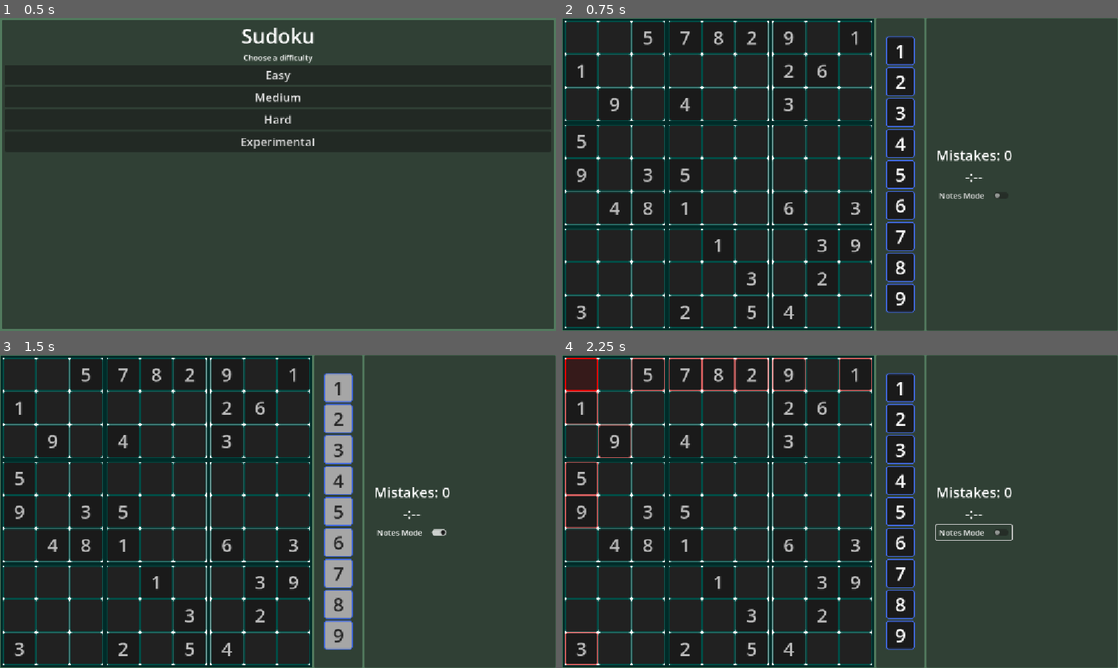
Above: before the commit, frames 1-4 (two rows, left to right).
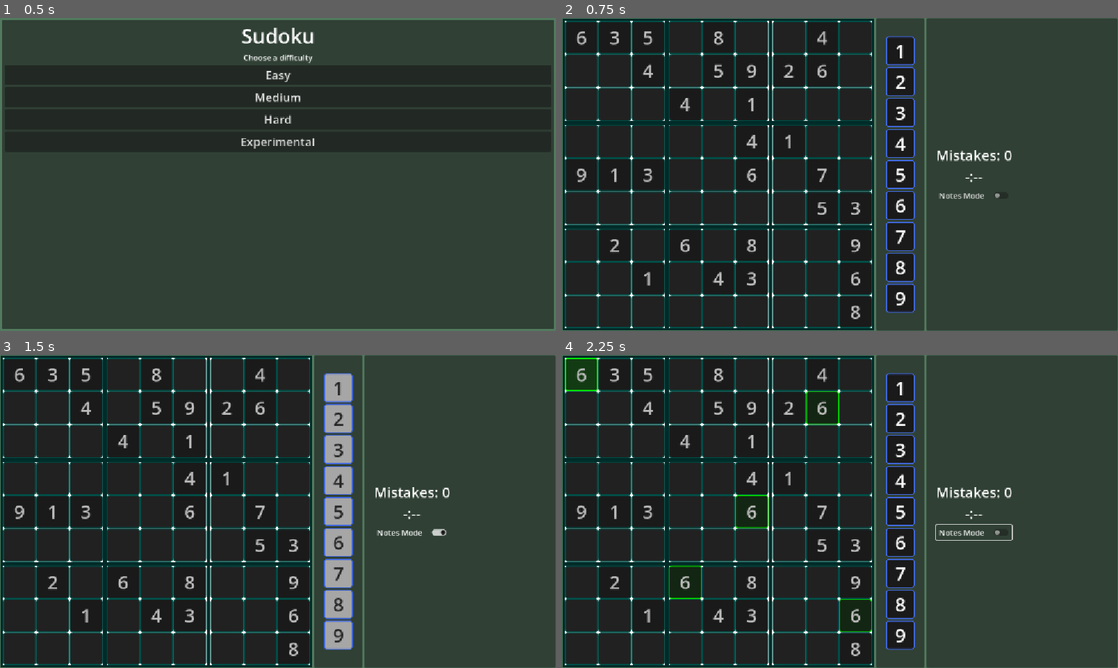
Above: after the commit, the same moments.

Repository: ignacio-w/sudoku
Game: Godot game, scene res://scenes/ui/main_menu.tscn
The game is run twice, just before and just after one commit, with the same random seed, the same clock (stepped at 60 frames per second) and the same inputs.
Inputs (mouse positions are in pixels of both pictures, inside the frame that each line leads up to):
- Up to frame 1 (0.5 s): no input
- Up to frame 2 (0.75 s): click "Medium" at 0.5 s
- Up to frame 3 (1.5 s): click "Notes Mode" at 1.25 s
- Up to frame 4 (2.25 s): tap Enter at 2 s; move the mouse to (584, 373) at 2.02 s; hold Right (ui_right) from 2.03 s (still down); click (584, 373) at 2.17 s

Frame 1 is identical in both runs. In frame 2, 1.6% of the frame differs, in the area x 2-54%, y 4-97%; in frame 3, 1.6%; in frame 4, 3.6%, in the area x 0-56%, y 0-100%.

Commit message:
Split Sudoku class
Removed monolithic sudoku script and replaced it with modular classes: SudokuGenerator, SudokuPuzzle, SudokuRules, and SudokuSolver. Updated scenes and code to use the new API.
This refactor separates concerns (generation, rules, solving, puzzle state). Note: any other references to the old Sudoku class or its static methods must be updated to the new classes/locations.

Diff:
--- a/scenes/game.gd
+++ b/scenes/game.gd
@@ -2,11 +2,10 @@
 
 @onready var game_ui: GameUI = $GameUI
 
-var game: Sudoku
+var game: SudokuPuzzle
 
 func _ready() -> void:
-	game = Sudoku.new(GameManager.cur_difficulty)
-	#game.new_game()
+	game = SudokuGenerator.new().generate(GameManager.cur_difficulty)
 	await game_ui.setup(game.player_board)
 	GameEvents.cell_value_changed.connect(_on_cell_value_changed)
 	game_ui.num_input_requested.connect(_on_num_input_request)
@@ -50,7 +49,7 @@
 		cell.set_value(num)
 
 		# Delete notes of equal values
-		var notes_positions = Sudoku.get_potential_conflict_positions(cell.board_pos)
+		var notes_positions = SudokuRules.get_potential_conflict_positions(cell.board_pos)
 		for pos in notes_positions:
 			var note_cell: Cell = game_ui.board.cell_grid[pos.x][pos.y]
 			if note_cell.notes.has(num):
--- a/scenes/ui/board/board.gd
+++ b/scenes/ui/board/board.gd
@@ -62,7 +62,7 @@
 func _on_cell_selected(selected_cell: Cell) -> void:
 	print("Recieved signal from cell at ", str(selected_cell.board_pos))
 	focused_cell = selected_cell
-	var conflict_positions = Sudoku.get_potential_conflict_positions(selected_cell.board_pos)
+	var conflict_positions = SudokuRules.get_potential_conflict_positions(selected_cell.board_pos)
 
 	# Highlight potential conflicts, and set all other cells to default
 	if GameManager.visual_guides:
--- a/scenes/ui/main_menu.gd
+++ b/scenes/ui/main_menu.gd
@@ -13,21 +13,21 @@
 
 
 func _on_easy_pressed() -> void:
-	start_game(Sudoku.Difficulty.EASY)
+	start_game(SudokuGenerator.Difficulty.EASY)
 
 
 func _on_medium_pressed() -> void:
-	start_game(Sudoku.Difficulty.MEDIUM)
+	start_game(SudokuGenerator.Difficulty.MEDIUM)
 
 
 func _on_hard_pressed() -> void:
-	start_game(Sudoku.Difficulty.HARD)
+	start_game(SudokuGenerator.Difficulty.HARD)
 
 
 func _on_experiments_pressed() -> void:
 	pass # Replace with function body.
 
 
-func start_game(difficulty: Sudoku.Difficulty) -> void:
+func start_game(difficulty: SudokuGenerator.Difficulty) -> void:
 	GameManager.cur_difficulty = difficulty
 	get_tree().change_scene_to_packed(GAME_SCENE)
--- a/scripts/game_manager.gd
+++ b/scripts/game_manager.gd
@@ -1,6 +1,6 @@
 extends Node
 
-var cur_difficulty: Sudoku.Difficulty
+var cur_difficulty: SudokuGenerator.Difficulty
 
 # Settings
 var visual_guides: bool = true ## Number & note highlighing
--- a/scripts/sudoku.gd
+++ /dev/null
@@ -1,242 +0,0 @@
-class_name Sudoku extends RefCounted
-
-var player_board: Array[Array] ## The board the player uses to play the game.
-var solution_board: Array[Array] ## The end goal of the player's board.
-var mistakes: int = 0 ## The number of mistakes the player has made.
-enum Difficulty {EASY, MEDIUM, HARD}
-
-
-## TODO: Add settings, modes, etc. (ex: Validate input?)
-## Extend class to create new Sudoku modes?
-## NOTICE: For now, game is 9x9 regular sudoku where every input is checked
-
-## Constructor for a new Sudoku game with a given difficulty. Creates a board
-## solution, then prints the board.
-func _init(difficulty: Difficulty = Difficulty.EASY) -> void:
-	player_board = _make_puzzle(difficulty)
-	print_board(player_board)
-
-	print("Generated solution board:")
-	print_board(solution_board)
-
-
-## Creates and returns a Sudoku puzzle with a given difficulty.
-func _make_puzzle(difficulty: int) -> Array[Array]:
-	# Create an empty board
-	var sudoku_board: Array[Array] = []
-	sudoku_board.resize(9)
-	for row in range(9):
-		sudoku_board[row] = []
-		sudoku_board[row].resize(9)
-		sudoku_board[row].fill(0)
-
-	# Create and store a solved board
-	if not _solve_recursive(sudoku_board):
-		push_warning("Solved board could not be created!")
-	solution_board = sudoku_board.duplicate(true)
-
-	# Get cell positions
-	var cells: Array[Vector2i] = []
-	for row_i in sudoku_board.size():
-		for col_i in sudoku_board[0].size():
-			cells.append(Vector2i(row_i, col_i))
-	cells.shuffle()
-
-	# TODO: Determine number of clues to give; add difficulty options
-	# Make difficulty algorithm more complex; make algorithm more accurately
-	# reflect puzzle difficulty as opposed to just based on # of clues
-	var target_clues: int
-	match difficulty:
-		Difficulty.EASY:
-			target_clues = randi_range(36, 46)
-		Difficulty.MEDIUM:
-			target_clues = randi_range(30, 35)
-		Difficulty.HARD:
-			target_clues = randi_range(25, 29)
-
-	# Remove cells till target # of clues is hit or max # of cells have been removed
-	var clues := 81
-	for cell in cells:
-		if clues <= target_clues:
-			break
-
-		var row = cell.x
-		var col = cell.y
-		var solution_value = sudoku_board[row][col]
-
-		sudoku_board[row][col] = 0
-
-		# Check # of solutions; if only one unique solution, we can safely remove clue
-		if count_solutions(sudoku_board) != 1:
-			sudoku_board[row][col] = solution_value
-		else:
-			clues -= 1
-
-	print("Level ", str(difficulty), " board generated with ", str(clues), " clues.")
-	return sudoku_board
-
-
-## Given a Sudoku board, a new solved board is returned or null if there is no
-## solution. If instead you want to directly create a solution from a given
-## board, use _solve_recursive().
-func solve(sudoku_board: Array[Array]):
-	var copy = sudoku_board.duplicate(true)
-	if _solve_recursive(copy):
-		return copy
-	return null
-
-
-## Attempts to completly solves a given Sudoku board by testing numbers in cells
-## until a complete legal board is found.[br]
-##    - If no legal board is found after testing all numbers in all empty cells,
-## the board will return to its inital state and [code]false[/code] will be returned.[br]
-##    - If a legal board is found, the
-## given board will become the solution board and [code]true[/code] will be returned.[br]
-## If you don't want your inital board to be modified, use [method Sudoku.solve]
-## to get a copy of the solved board instead.
-func _solve_recursive(sudoku_board: Array[Array]) -> bool:
-	# Find an empty cell
-	var empty_cell := find_empty_cell(sudoku_board)
-
-	# If there are no empty cells val of (-1, -1), board solution was found; END
-	if empty_cell == Vector2i(-1, -1):
-		return true
-
-	var row: int = empty_cell.x
-	var col: int = empty_cell.y
-	var number_range = range(1, 10)
-	number_range.shuffle()
-
-	# Test each number until a solution (or lack thereof) is determined
-	for num in number_range:
-		# Check if number can be placed at empty cell
-		if is_valid_num(sudoku_board, row, col, num):
-			# Place number, then attempt to solve new board
-			sudoku_board[row][col] = num
-			if _solve_recursive(sudoku_board):
-				return true
-			# Board is not solvable with this number at this cell. Reset
-			# cell. If all numbers have been tested, we backtrack.
-			sudoku_board[row][col] = 0
-
-	# No number can be placed in this cell to generate legal board. False on
-	# first cell means the board has no solution.
-	return false
-
-
-## Checks to see if the number at the specified row and col would be a valid
-## placement on the given board. In a normal game of Sudoku this means the
-## number is not already found in the position's row, column, or subgrid. [br]
-## This does NOT check if the placement is the solution to the board. It checks
-## validity based on the current state of the given board.
-func is_valid_num(sudoku_board: Array[Array], row: int, col: int, num: int) -> bool:
-	# Check row and column
-	for i in range(9):
-		if sudoku_board[i][col] == num and i != row:
-			return false
-		if sudoku_board[row][i] == num and i!= col:
-			return false
-
-	# Check subgrid
-	@warning_ignore("integer_division")
-	var r: int = row / 3 * 3
-	@warning_ignore("integer_division")
-	var c: int = col / 3 * 3
-	for i in range(3):
-		for j in range(3):
-			if r + i == row and c + j == col:
-				continue
-			if sudoku_board[r + i][c + j] == num:
-				return false
-	return true
-
-
-## Checks if the requested input matches the solution board.
-func is_solution(row: int, col: int, num: int) -> bool:
-	if num == solution_board[row][col]:
-		return true
-	return false
-
-
-## Finds the position of the first empty cell in the board and returns it as a
-## 2D vector. If no empty cell is found, returns (-1, -1).
-func find_empty_cell(sudoku_board: Array[Array]) -> Vector2i:
-	for row_i in sudoku_board.size():
-		for col_i in sudoku_board[0].size():
-			if sudoku_board[row_i][col_i] == 0:
-				return Vector2i(row_i, col_i)
-	return Vector2i(-1, -1)
-
-
-## Counts the number of solutions available from a partially filled board by
-## attempting to recurisvely solve the board. This function attempts to answer
-## the following question: "Does the puzzle have exactly 1 solution?".
-## Returns 0 if there are no solutions to the board (invalid placement),
-## 1 if there is only 1 solution, and a number greater than 1 if the solution to
-## the board is ambiguous (may not be actual number of solutions).
-func count_solutions(sudoku_board: Array[Array]) -> int:
-	# Find an empty cell
-	var empty_cell = find_empty_cell(sudoku_board)
-	var row: int
-	var col: int
-	var solutions := 0
-
-	# No empty cells means a solution has been found
-	if empty_cell == Vector2i(-1, -1):
-		return 1
-	else:
-		row = empty_cell.x
-		col = empty_cell.y
-
-	# Test numbers sequentially
-	for num in range(1, 10):
-		# Test numbers until a valid number is found
-		if is_valid_num(sudoku_board, row, col, num):
-			sudoku_board[row][col] = num
-			# Recursively call function until total number of solutions have been found
-			solutions += count_solutions(sudoku_board)
-			# Reset empty cell to its original state
-			sudoku_board[row][col] = 0
-
-			# If more than 1 solution is found as a result of the placed num,
-			# stop searching. The solution is ambiguous.
-			if solutions >= 2:
-				return 2
-
-	# Final return statement as described in function description
-	return solutions
-
-
-## Prints the given board in an easy to see way
-func print_board(board: Array[Array]) -> void:
-	for row in board:
-		print(row)
-
-
-## Returns an array of all cells that need to be checked in order to determine
-## potential conflicts with the value of the cell at the specified position. In
-## general, in a normal game of Sudoku, this is the row, column, and subgrid.
-static func get_potential_conflict_positions(pos: Vector2i) -> Array[Vector2i]:
-	var cell_positions: Array[Vector2i] = []
-	var row = pos.x
-	var col = pos.y
-
-	# Appends the row and col
-	for i in range(9):
-		if i != col:
-			cell_positions.append(Vector2i(row, i))
-		if i != row:
-			cell_positions.append(Vector2i(i, col))
-
-	# Append subgrid
-	@warning_ignore("integer_division")
-	var r: int = row / 3 * 3
-	@warning_ignore("integer_division")
-	var c: int = col / 3 * 3
-	for i in range(3):
-		for j in range(3):
-			# Don't add positions in the cell's row or col (they've already been added!)
-			if r + i != row and c + j != col:
-				cell_positions.append(Vector2i(r + i, c + j))
-
-	return cell_positions
--- /dev/null
+++ b/scripts/sudoku_generator.gd
@@ -0,0 +1,67 @@
+class_name SudokuGenerator extends RefCounted
+
+enum Difficulty {EASY, MEDIUM, HARD}
+
+var solver: SudokuSolver
+
+func _init() -> void:
+	solver = SudokuSolver.new()
+
+
+## Creates and returns a Sudoku puzzle with a given difficulty.
+func generate(difficulty: int) -> SudokuPuzzle:
+	var puzzle := SudokuPuzzle.new()
+
+	# Create an empty board
+	var board: Array[Array] = []
+	board.resize(9)
+	for row in range(9):
+		board[row] = []
+		board[row].resize(9)
+		board[row].fill(0)
+
+	# Create and store a solved board
+	if not solver._solve_recursive(board):
+		push_warning("Solved board could not be created!")
+	puzzle.solution_board = board.duplicate(true)
+
+	# Get cell positions
+	var cells: Array[Vector2i] = []
+	for row_i in board.size():
+		for col_i in board[0].size():
+			cells.append(Vector2i(row_i, col_i))
+	cells.shuffle()
+
+	# TODO: Determine number of clues to give; add difficulty options
+	# Make difficulty algorithm more complex; make algorithm more accurately
+	# reflect puzzle difficulty as opposed to just based on # of clues
+	var target_clues: int
+	match difficulty:
+		Difficulty.EASY:
+			target_clues = randi_range(36, 46)
+		Difficulty.MEDIUM:
+			target_clues = randi_range(30, 35)
+		Difficulty.HARD:
+			target_clues = randi_range(25, 29)
+
+	# Remove cells till target # of clues is hit or max # of cells have been removed
+	var clues := 81
+	for cell in cells:
+		if clues <= target_clues:
+			break
+
+		var row = cell.x
+		var col = cell.y
+		var solution_value = board[row][col]
+
+		board[row][col] = 0
+
+		# Check # of solutions; if only one unique solution, we can safely remove clue
+		if solver.count_solutions(board) != 1:
+			board[row][col] = solution_value
+		else:
+			clues -= 1
+
+	print("Level ", str(difficulty), " board generated with ", str(clues), " clues.")
+	puzzle.player_board = board
+	return puzzle
--- /dev/null
+++ b/scripts/sudoku_puzzle.gd
@@ -0,0 +1,25 @@
+class_name SudokuPuzzle extends RefCounted
+
+var player_board: Array[Array] ## The board the player uses to play the game.
+var notes_board: Array[Array] # TODO
+var solution_board: Array[Array] ## The end goal of the player's board.
+var mistakes: int = 0 ## The number of mistakes the player has made.
+
+
+## Prints the specified board to the console in an easy to see way.
+func print_board(board: Array[Array]) -> void:
+	for row in board:
+		print(row)
+
+
+## Checks if the requested input matches the solution board.
+func is_solution(row: int, col: int, num: int) -> bool:
+	if num == solution_board[row][col]:
+		return true
+	return false
+
+
+## Returns true if the player's board is completely filled in and matches
+## the solution board.
+func is_complete() -> bool:
+	return player_board == solution_board
--- /dev/null
+++ b/scripts/sudoku_rules.gd
@@ -0,0 +1,67 @@
+class_name SudokuRules extends RefCounted
+
+
+## Returns an array of all cells that need to be checked in order to determine
+## potential conflicts with the value of the cell at the specified position. In
+## a normal game of Sudoku, this is the row, column, and subgrid.
+static func get_potential_conflict_positions(pos: Vector2i) -> Array[Vector2i]:
+	var cell_positions: Array[Vector2i] = []
+	var row = pos.x
+	var col = pos.y
+
+	# Appends the row and col
+	for i in range(9):
+		if i != col:
+			cell_positions.append(Vector2i(row, i))
+		if i != row:
+			cell_positions.append(Vector2i(i, col))
+
+	# Append subgrid
+	@warning_ignore("integer_division")
+	var r: int = row / 3 * 3
+	@warning_ignore("integer_division")
+	var c: int = col / 3 * 3
+	for i in range(3):
+		for j in range(3):
+			# Don't add positions in the cell's row or col (they've already been added!)
+			if r + i != row and c + j != col:
+				cell_positions.append(Vector2i(r + i, c + j))
+
+	return cell_positions
+
+
+## Finds the position of the first empty cell in the board and returns it as a
+## 2D vector. If no empty cell is found, returns (-1, -1).
+static func find_empty_cell(sudoku_board: Array[Array]) -> Vector2i:
+	for row_i in sudoku_board.size():
+		for col_i in sudoku_board[0].size():
+			if sudoku_board[row_i][col_i] == 0:
+				return Vector2i(row_i, col_i)
+	return Vector2i(-1, -1)
+
+
+## Checks to see if the number at the specified row and col would be a valid
+## placement on the given board. In a normal game of Sudoku this means the
+## number is not already found in the position's row, column, or subgrid. [br]
+## This does NOT check if the placement is the solution to the board. It checks
+## validity based on the current state of the given board.
+static func is_valid_num(sudoku_board: Array[Array], row: int, col: int, num: int) -> bool:
+	# Check row and column
+	for i in range(9):
+		if sudoku_board[i][col] == num and i != row:
+			return false
+		if sudoku_board[row][i] == num and i!= col:
+			return false
+
+	# Check subgrid
+	@warning_ignore("integer_division")
+	var r: int = row / 3 * 3
+	@warning_ignore("integer_division")
+	var c: int = col / 3 * 3
+	for i in range(3):
+		for j in range(3):
+			if r + i == row and c + j == col:
+				continue
+			if sudoku_board[r + i][c + j] == num:
+				return false
+	return true
--- /dev/null
+++ b/scripts/sudoku_solver.gd
@@ -0,0 +1,88 @@
+class_name SudokuSolver extends RefCounted
+
+
+## Given a Sudoku board, a new solved board is returned or null if there is no
+## solution. If instead you want to directly create a solution from a given
+## board, use _solve_recursive().
+func solve(sudoku_board: Array[Array]):
+	var copy = sudoku_board.duplicate(true)
+	if _solve_recursive(copy):
+		return copy
+	return null
+
+
+## Attempts to completly solves a given Sudoku board by testing numbers in cells
+## until a complete legal board is found.[br]
+##    - If no legal board is found after testing all numbers in all empty cells,
+## the board will return to its inital state and [code]false[/code] will be returned.[br]
+##    - If a legal board is found, the
+## given board will become the solution board and [code]true[/code] will be returned.[br]
+## If you don't want your inital board to be modified, use [method Sudoku.solve]
+## to get a copy of the solved board instead.
+func _solve_recursive(sudoku_board: Array[Array]) -> bool:
+	# Find an empty cell
+	var empty_cell := SudokuRules.find_empty_cell(sudoku_board)
+
+	# If there are no empty cells val of (-1, -1), board solution was found; END
+	if empty_cell == Vector2i(-1, -1):
+		return true
+
+	var row: int = empty_cell.x
+	var col: int = empty_cell.y
+	var number_range = range(1, 10)
+	number_range.shuffle()
+
+	# Test each number until a solution (or lack thereof) is determined
+	for num in number_range:
+		# Check if number can be placed at empty cell
+		if SudokuRules.is_valid_num(sudoku_board, row, col, num):
+			# Place number, then attempt to solve new board
+			sudoku_board[row][col] = num
+			if _solve_recursive(sudoku_board):
+				return true
+			# Board is not solvable with this number at this cell. Reset
+			# cell. If all numbers have been tested, we backtrack.
+			sudoku_board[row][col] = 0
+
+	# No number can be placed in this cell to generate legal board. False on
+	# first cell means the board has no solution.
+	return false
+
+
+## Counts the number of solutions available from a partially filled board by
+## attempting to recurisvely solve the board. This function attempts to answer
+## the following question: "Does the puzzle have exactly 1 solution?".
+## Returns 0 if there are no solutions to the board (invalid placement),
+## 1 if there is only 1 solution, and a number greater than 1 if the solution to
+## the board is ambiguous (may not be actual number of solutions).
+func count_solutions(sudoku_board: Array[Array]) -> int:
+	# Find an empty cell
+	var empty_cell = SudokuRules.find_empty_cell(sudoku_board)
+	var row: int
+	var col: int
+	var solutions := 0
+
+	# No empty cells means a solution has been found
+	if empty_cell == Vector2i(-1, -1):
+		return 1
+	else:
+		row = empty_cell.x
+		col = empty_cell.y
+
+	# Test numbers sequentially
+	for num in range(1, 10):
+		# Test numbers until a valid number is found
+		if SudokuRules.is_valid_num(sudoku_board, row, col, num):
+			sudoku_board[row][col] = num
+			# Recursively call function until total number of solutions have been found
+			solutions += count_solutions(sudoku_board)
+			# Reset empty cell to its original state
+			sudoku_board[row][col] = 0
+
+			# If more than 1 solution is found as a result of the placed num,
+			# stop searching. The solution is ambiguous.
+			if solutions >= 2:
+				return 2
+
+	# Final return statement as described in function description
+	return solutions
Not shown, removed: scripts/sudoku.gd.uid
Not shown, added: scripts/sudoku_generator.gd.uid
Not shown, added: scripts/sudoku_puzzle.gd.uid
Not shown, added: scripts/sudoku_rules.gd.uid
Not shown, added: scripts/sudoku_solver.gd.uid
Not shown, added: scenes/ui/gameui.tscn13677455141.tmp
Not shown, added: scenes/ui/gameui.tscn13688025339.tmp
